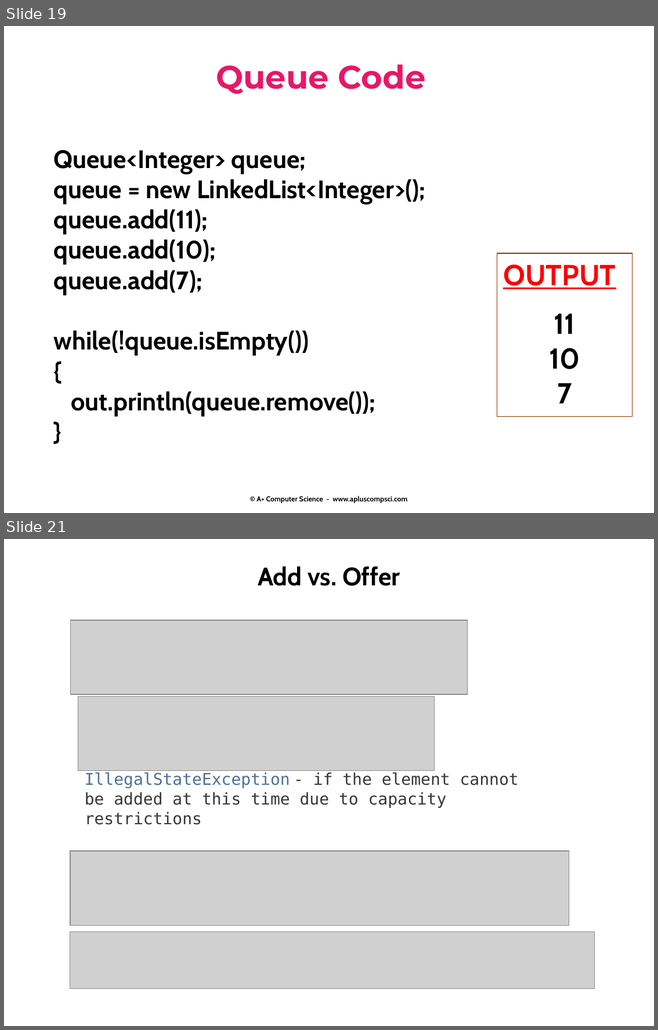
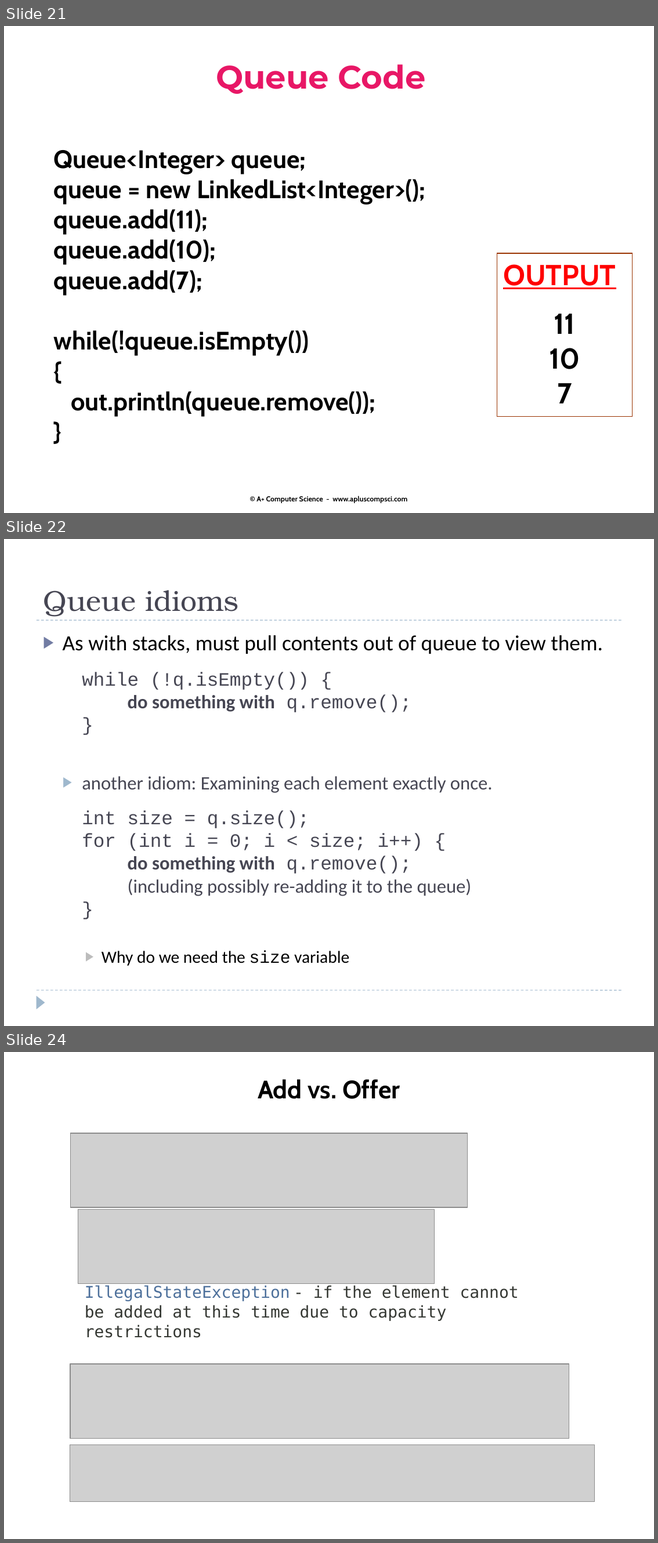
Before and after one commit to Cy-FairCS/cs3, a slide deck: u06c_queues/notes/_queues.pptx. Shown one above the other, each under a label of ours: slides 19 and 21 before the commit, slides 21, 22 and 24 after it; the slides between them are not shown. The pictures are 658x1030 and 658x1543 pixels, drawn with LibreOffice and Linux fonts; fonts in the diff are those of the drawing; grey boxes stand for pictures. Boxes give left, top, right and bottom in pixels: in the first picture for what was removed or moved away, otherwise in the second. Text is boxed around its words. In the diff, an @@ line names an element or a change of style, - is before the commit and + after.

```diff
--- a/u06c_queues/notes/_queues.pptx
+++ b/u06c_queues/notes/_queues.pptx
@@ slide 22 added at (x1=4, y1=539, x2=654, y2=1026), background #FFFFFF @@
@@ title added at (x1=43, y1=590, x2=238, y2=617), 32 pt, text #464653 @@
+Queue idioms
@@ line added from (36, 620) to (621, 620), #9FB8CD 0.75 pt dashed @@
@@ text added at (x1=63, y1=635, x2=603, y2=966), 21 pt, text #464653 @@
+▶ As with stacks, must pull contents out of queue to view them.
+  while (!q.isEmpty()) {
+  do something with q.remove();
+  }
+  ▶ another idiom: Examining each element exactly once.
+  int size = q.size();
+  for (int i = 0; i < size; i++) {
+  do something with q.remove();
+  (including possibly re-adding it to the queue)
+  }
+    ▶ Why do we need the size variable
@@ line added from (36, 990) to (621, 990), #9FB8CD 0.75 pt dashed @@
@@ triangle added at (x1=36, y1=995, x2=45, y2=1009), fill #9FB8CD @@
@@ what was slide 19 is now slide 21 @@
@@ what was slide 21 is now slide 24 @@
```
Also in this commit, not shown: 1 slide changed, 2 other slides added, 2 other files.
